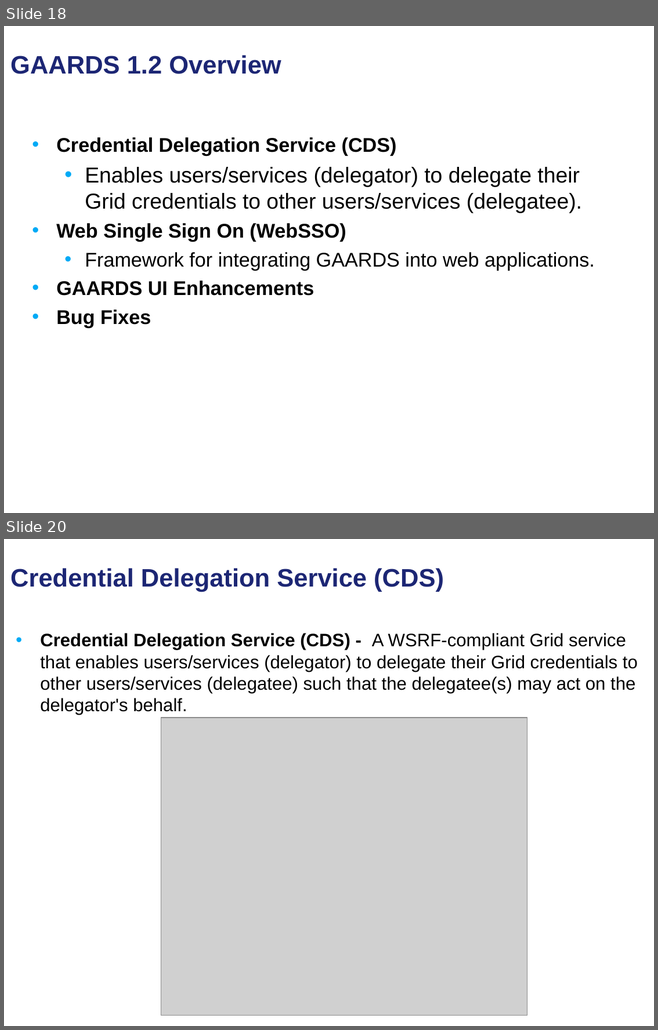
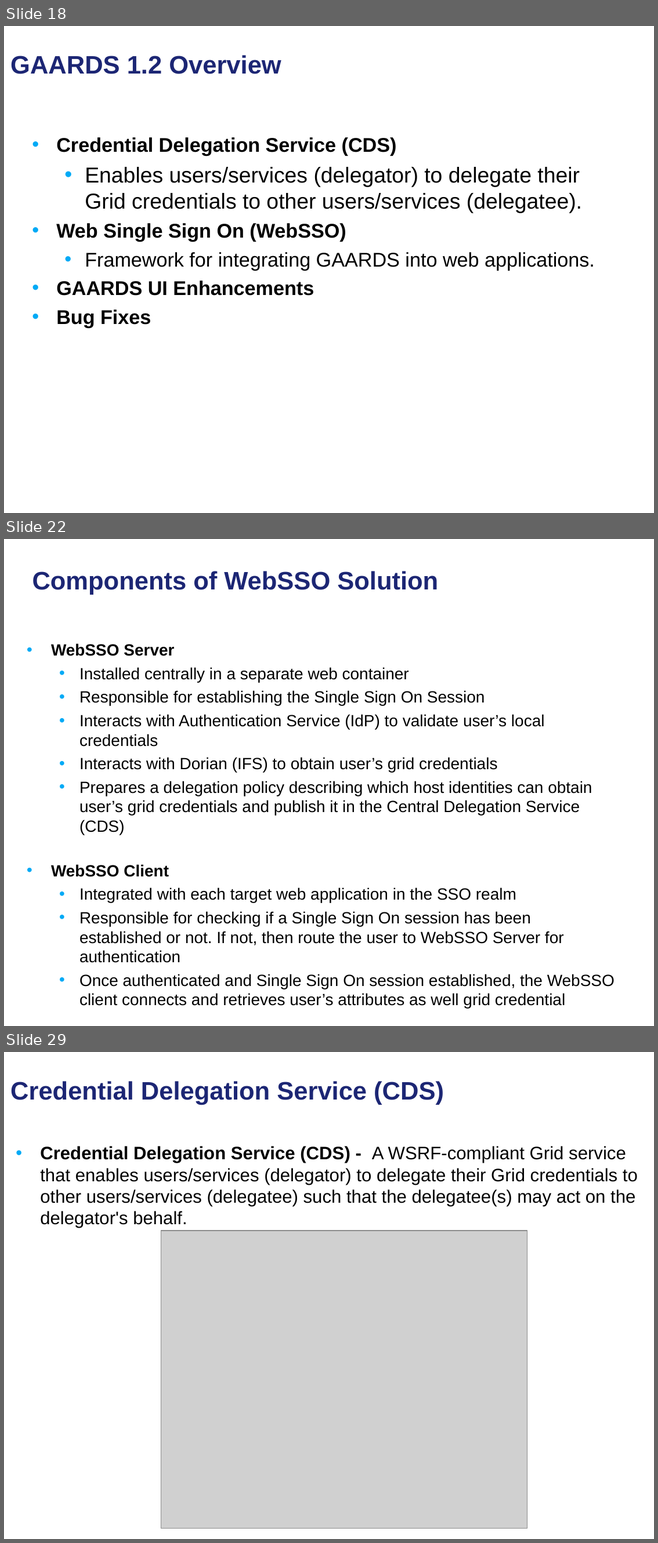
Before and after one commit to NCIP/cagrid-docs, a slide deck: presentations/security/gaards-arch-vcde-f2f-january-2008.ppt. Shown one above the other, each under a label of ours: slides 18 and 20 before the commit, slides 18, 22 and 29 after it; the slides between them are not shown. The pictures are 658x1030 and 658x1543 pixels, drawn with LibreOffice and Linux fonts; fonts in the diff are those of the drawing; grey boxes stand for pictures; background and template pictures are left out. Boxes give left, top, right and bottom in pixels: in the first picture for what was removed or moved away, otherwise in the second. Text is boxed around its words. In the diff, an @@ line names an element or a change of style, - is before the commit and + after.

```diff
--- a/presentations/security/gaards-arch-vcde-f2f-january-2008.ppt
+++ b/presentations/security/gaards-arch-vcde-f2f-january-2008.ppt
@@ slide 22 added at box(4, 539, 654, 1026), background picture (left out) @@
@@ title added at box(32, 571, 438, 595), 28 pt, text #1C2674, bold @@
+Components of WebSSO Solution
@@ text added at box(51, 643, 614, 989), 18 pt, text #000000 @@
+• WebSSO Server
+  • Installed centrally in a separate web container
+  • Responsible for establishing the Single Sign On Session
+  • Interacts with Authentication Service (IdP) to validate user’s local credentials
+  • Interacts with Dorian (IFS) to obtain user’s grid credentials
+  • Prepares a delegation policy describing which host identities can obtain user’s grid credentials and publish it in the Central Delegation Service (CDS)
+• WebSSO Client
+  • Integrated with each target web application in the SSO realm
+  • Responsible for checking if a Single Sign On session has been established or not. If not, then route the user to WebSSO Server for authentication
+  • Once authenticated and Single Sign On session established, the WebSSO client connects and retrieves user’s attributes as well grid credential
@@ what was slide 20 is now slide 29 @@
```
Also in this commit, not shown: 9 other slides added, 1 slide removed.
